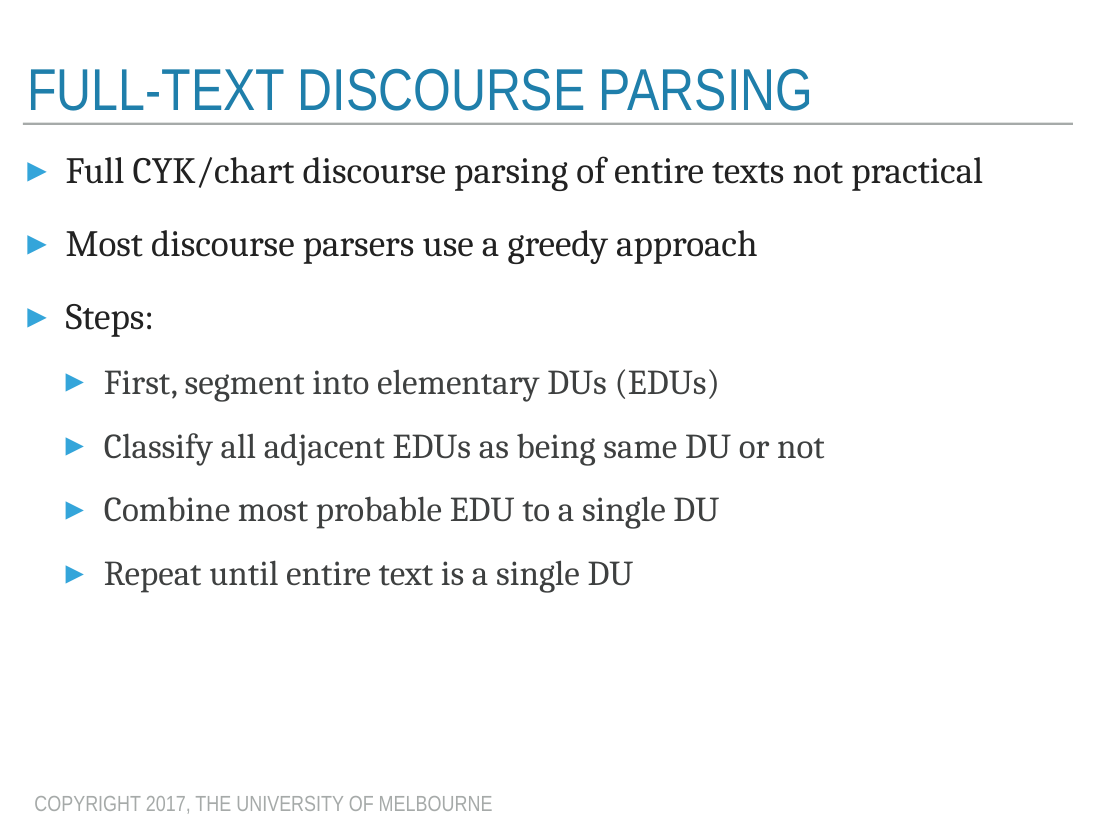
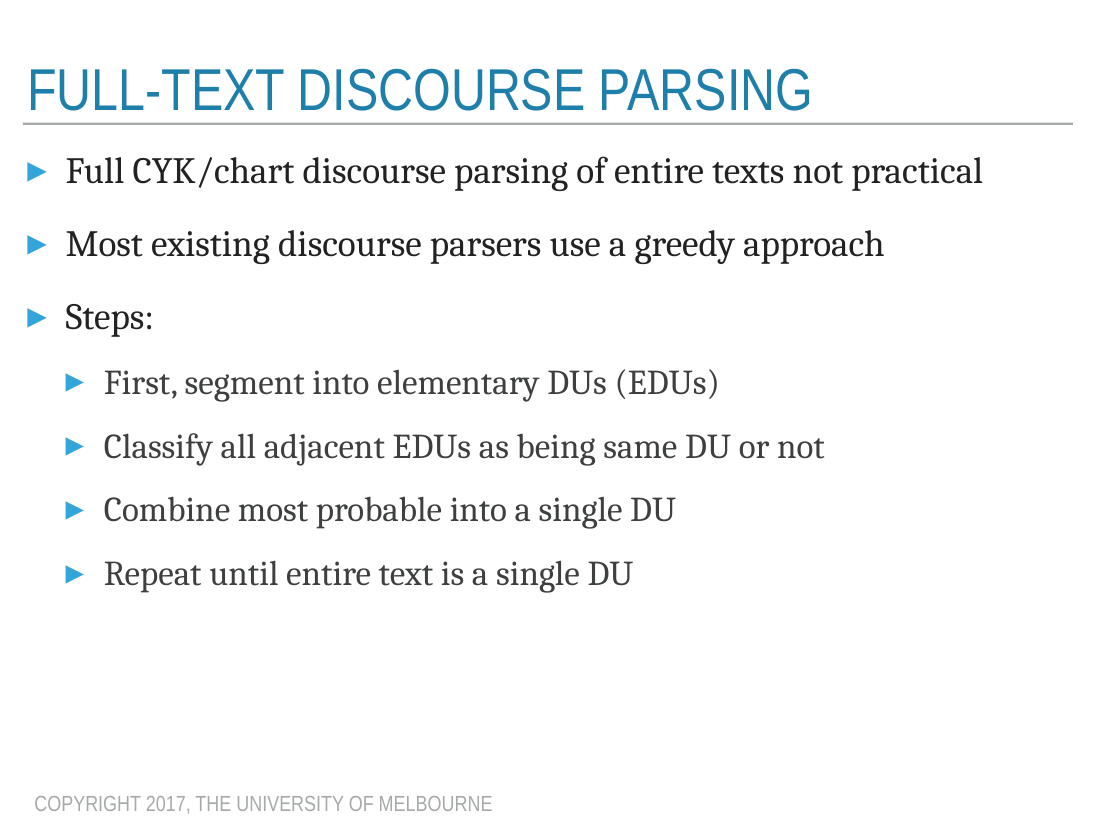
Before and after one commit to trevorcohn/comp90042, a slide deck: slide 11 of slides/WSTA_L13_discourse.pptx. Drawn at 1120x840 pixels with LibreOffice and Linux fonts; fonts in the diff are those of the drawing. Boxes give left, top, right and bottom in pixels: in the first picture for what was removed or moved away, otherwise in the second. Text is boxed around its words. In the diff, an @@ line names an element or a change of style, - is before the commit and + after.

Commit message:
Added discourse

```diff
--- a/slides/WSTA_L13_discourse.pptx
+++ b/slides/WSTA_L13_discourse.pptx
@@ text at box(66, 230, 885, 264): text changed @@
-▸ Most discourse parsers use a greedy approach
+▸ Most existing discourse parsers use a greedy approach
@@ text at box(104, 496, 676, 529): text changed @@
-  ▸ Combine most probable EDU to a single DU
+  ▸ Combine most probable into a single DU
```
Also in this commit, not shown: 11 other slides changed, 8 slides added, 2 other files.
